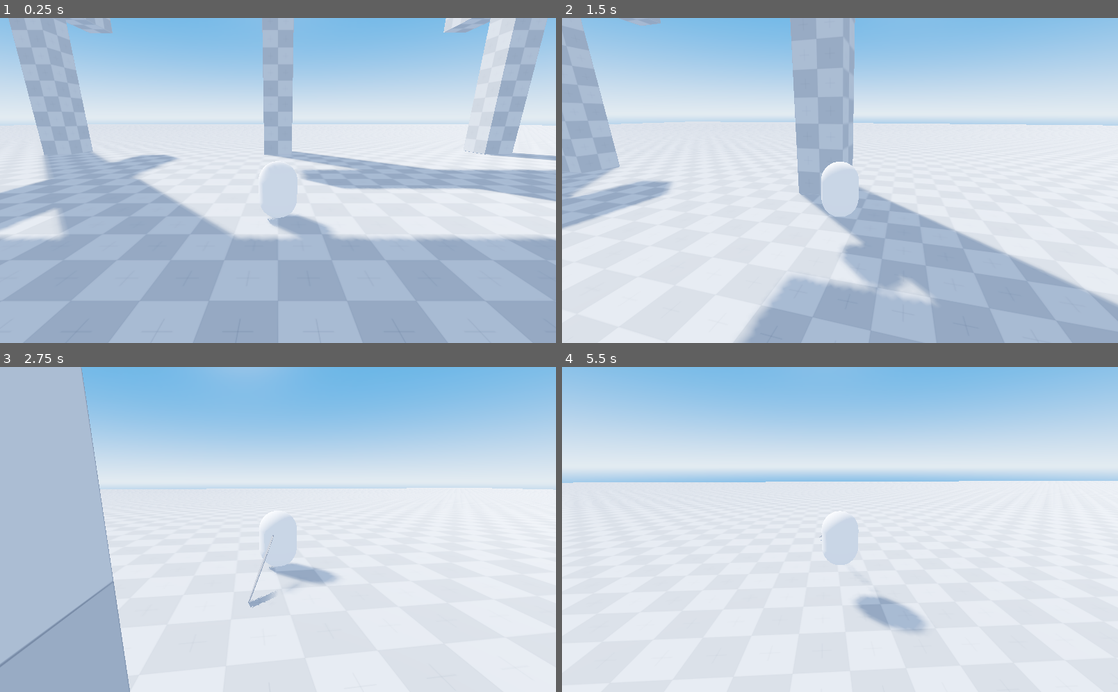
Above: before the commit, frames 1-4 (two rows, left to right).
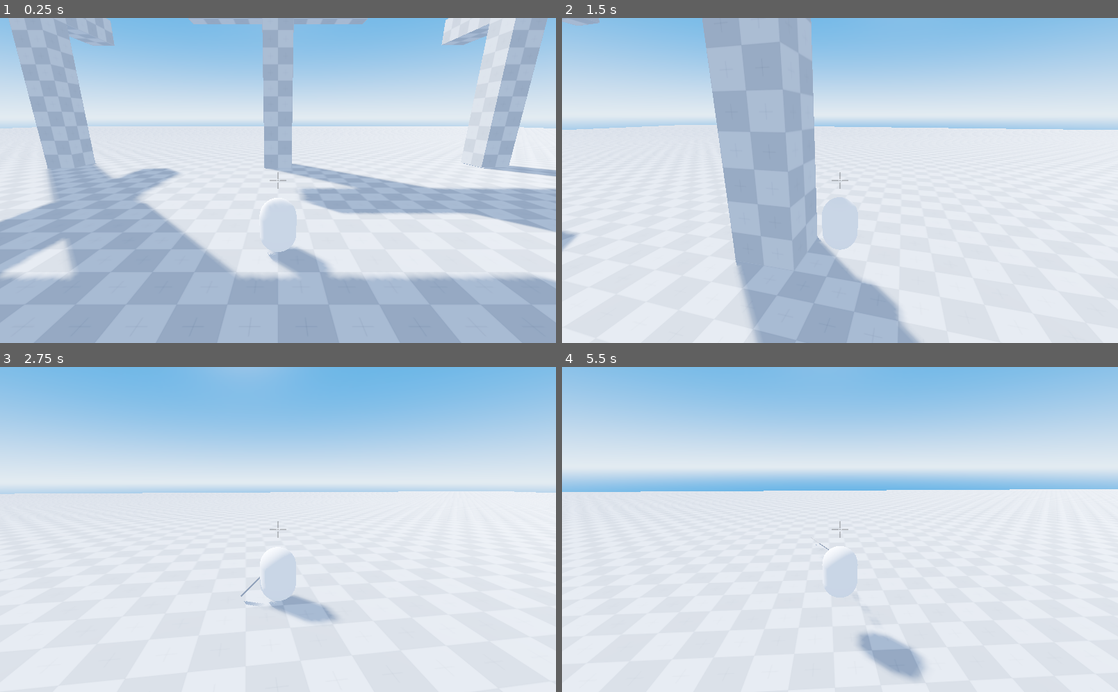
Above: after the commit, the same moments.

Repository: nickyvanurk/game-prototypes
Game: Godot game, scene res://world/world.tscn
The game is run twice, just before and just after one commit, with the same random seed, the same clock (stepped at 60 frames per second) and the same inputs.
Inputs (mouse positions are in pixels of both pictures, inside the frame that each line leads up to):
- Up to frame 1 (0.25 s): no input
- Up to frame 2 (1.5 s): tap Enter at 0.5 s; move the mouse to (867, 180) at 0.52 s; hold Right mouse button (grapple) 0.53-1.28 s; hold W (move_forward) from 0.53 s (still down); tap Space (jump) at 0.77 s; move the mouse to (812, 180) at 1.27 s; tap F (reel_out) at 1.35 s
- Up to frame 3 (2.75 s): keep holding W (move_forward); tap Space (jump) at 1.52 s; move the mouse to (289, 523) at 2.02 s; hold Right mouse button (grapple) from 2.03 s (still down)
- Up to frame 4 (5.5 s): keep holding W (move_forward); move the mouse to (834, 536) at 2.77 s; release Right mouse button (grapple) at 2.78 s; tap F (reel_out) at 2.85, 4.35 s; tap Space (jump) at 3.02, 3.77, 4.52 s; move the mouse to (878, 532) at 3.52 s; hold Right mouse button (grapple) 3.53-4.28 s; move the mouse to (795, 526) at 4.27 s; move the mouse to (845, 529) at 5.02 s; hold Right mouse button (grapple) from 5.03 s (still down)

The runs differ from the first frame. In frame 1, 21% of the frame differs, in the area x 0-100%, y 0-100%; in frame 2, 35%; in frame 3, 20%; in frame 4, 5.3%.

Commit message:
Add crosshair

Diff:
--- a/grappling-hook/player/player.tscn
+++ b/grappling-hook/player/player.tscn
@@ -1,9 +1,10 @@
-[gd_scene load_steps=7 format=2]
+[gd_scene load_steps=8 format=2]
 
 [ext_resource path="res://player/player.gd" type="Script" id=1]
 [ext_resource path="res://player/camera.gd" type="Script" id=2]
 [ext_resource path="res://player/camera_pivot.gd" type="Script" id=3]
 [ext_resource path="res://grappling-hook/grappling_hook.tscn" type="PackedScene" id=4]
+[ext_resource path="res://player/crosshair.png" type="Texture" id=5]
 
 [sub_resource type="CapsuleMesh" id=1]
 
@@ -14,7 +15,7 @@
 script = ExtResource( 1 )
 
 [node name="CameraPivot" type="Position3D" parent="."]
-transform = Transform( 1, 0, 0, 0, 1, 0, 0, 0, 1, 0, 1, 0 )
+transform = Transform( 1, 0, 0, 0, 1, 0, 0, 0, 1, 0, 2, 0 )
 script = ExtResource( 3 )
 min_pitch = -60.0
 max_pitch = 60.0
@@ -40,5 +41,18 @@
 far = 1000.0
 script = ExtResource( 2 )
 
+[node name="TextureRect" type="TextureRect" parent="Camera"]
+margin_left = 497.0
+margin_top = 285.0
+margin_right = 1009.0
+margin_bottom = 797.0
+grow_horizontal = 2
+grow_vertical = 2
+rect_scale = Vector2( 0.059, 0.059 )
+texture = ExtResource( 5 )
+__meta__ = {
+"_edit_use_anchors_": false
+}
+
 [node name="GrapplingHook" parent="." instance=ExtResource( 4 )]
 transform = Transform( 1, 0, 0, 0, 1, 0, 0, 0, 1, 0, 1.2, 0 )
Binary file added: grappling-hook/player/crosshair.png
Not shown, added: grappling-hook/player/crosshair.png.import
